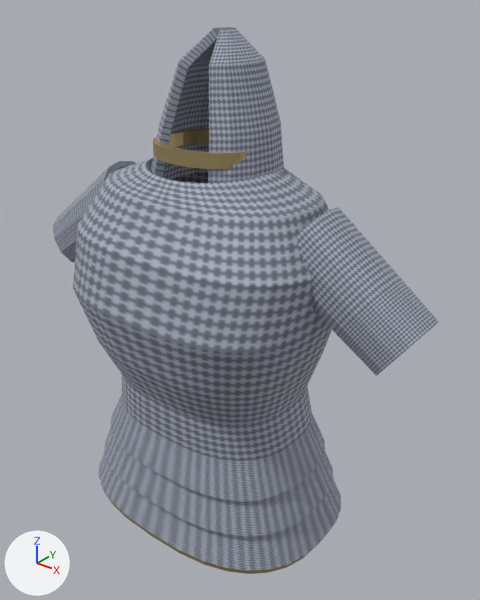
The OBJ model projects/hichaukitoden-game/assets/models/items/chainmail.obj as it was, and as the next commit left it.
Before and after are seen from a camera (50 mm lens) standing at (2.48, -2.85, 2.03) and looking at (0.16, 0.06, 0.22). The lights are fixed; the arrows at lower left show +X, +Y and +Z. The older version comes first. Where no turn or scale is listed for an object, it has been applied to the vertices.

The first picture shows 'chainmail'.
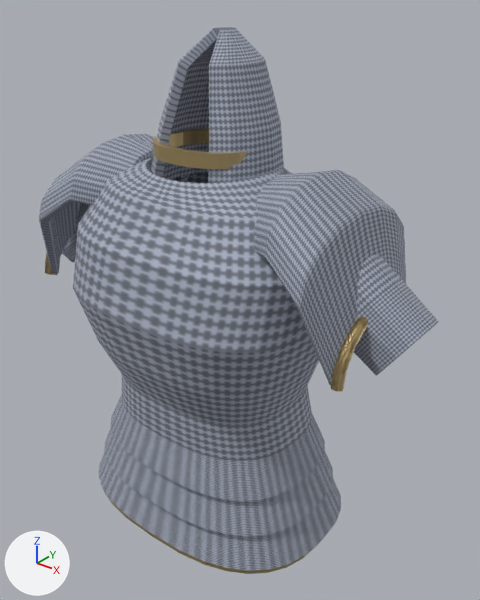
Diff of the bpy script that builds the scene:
```diff
--- a/projects/hichaukitoden-game/assets/models/items/chainmail.obj.py
+++ b/projects/hichaukitoden-game/assets/models/items/chainmail.obj.py
@@ me_chainmail @@
 # used by ob_chainmail; location = (0.0, 0.0, 0.0)
-me_chainmail.from_pydata(...)  # 1376 vertices, 2748 faces; spans x -1.42..1.42, y -0.72..0.64, z -1.26..1.78
+me_chainmail.from_pydata(...)  # 2100 vertices, 4564 faces; spans x -1.42..1.42, y -0.72..0.64, z -1.26..1.78
+# me_chainmail part 1: a new loose piece of 198 vertices spanning x 1.1..1.17, y -0.43..0.43, z 0.2..0.56, in mat_chainmail_trim (brown #bca676)
+# me_chainmail part 2: a new loose piece of 198 vertices spanning x -1.17..-1.1, y -0.43..0.43, z 0.2..0.56, in mat_chainmail_trim (brown #bca676)
+# me_chainmail part 3: a new loose piece of 164 vertices spanning x 0.46..1.12, y -0.53..0.53, z 0.21..1.14, in mat_chainmail_body (picture img_chainmail_body_png)
+# me_chainmail part 4: a new loose piece of 164 vertices spanning x -1.12..-0.46, y -0.53..0.53, z 0.21..1.14, in mat_chainmail_body (picture img_chainmail_body_png)
 me_chainmail.materials.append(mat_chainmail_body)
```

What differs and where, as boxes [x1, y1, x2, y2] in the pictures (480 x 600 px):
'chainmail', reshaped
    before: [53, 27, 439, 574]
    after: [39, 27, 439, 574]
part 1 of me_chainmail, added (brown)
    after: [331, 317, 368, 391]
part 2 of me_chainmail, added (mostly hidden)
    after: [45, 254, 54, 275]
part 3 of me_chainmail, added
    after: [254, 170, 406, 385]
part 4 of me_chainmail, added
    after: [39, 134, 188, 275]
